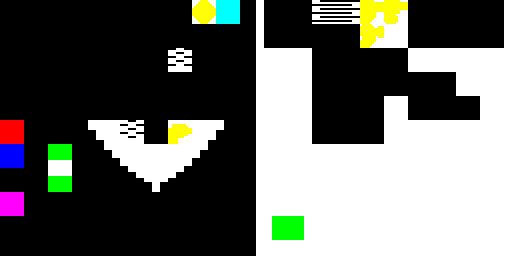
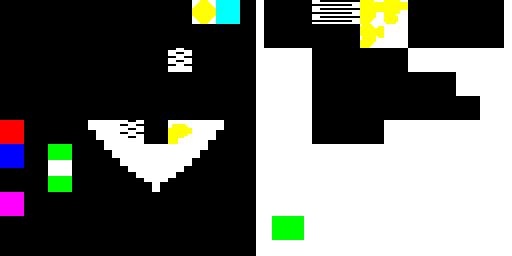
Layered file, before and after one edit (w=512, h=256). Changes by layer:
painted on "Background" over [left=384, top=96, right=408, bottom=120]
